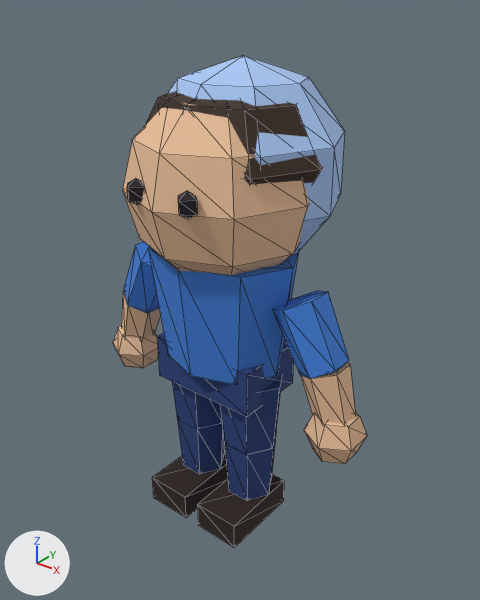
The glTF model apps/web/public/game-modes/taki-takma/models/character_anne_damat.glb, before and after one commit.
Both versions are drawn from a 50 mm lens placed at (1.297, -1.539, 1.806), pointed at (0.024, 0.052, 0.82). The axes (+X, +Y, +Z) are drawn at lower left. The lights are the same throughout. The first picture is the older version. Mesh edges are drawn as thin lines. Vertices at exactly the same position are counted once.

Script lines for the objects in view, before the commit:
```python
me_character_anne_damat = bpy.data.meshes.new('Character_anne_damat')
me_character_anne_damat.from_pydata(...)  # 310 vertices, 540 faces; spans x -0.54..0.54, y -0.31..0.48, z 0.0..1.6
me_character_anne_damat.materials.append(mat_toy)
ob_character_anne_damat = bpy.data.objects.new('Character_anne_damat', me_character_anne_damat)
ob_character_anne_damat.location = (0.0, 0.0, 0.0)
```
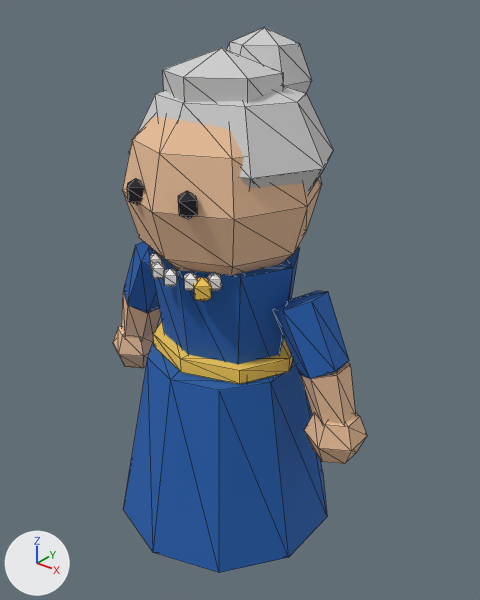
Patch to the scene script:
```diff
--- a/apps/web/public/game-modes/taki-takma/models/character_anne_damat.glb.py
+++ b/apps/web/public/game-modes/taki-takma/models/character_anne_damat.glb.py
@@ me_character_anne_damat @@
 # used by ob_character_anne_damat; location = (0.0, 0.0, 0.0)
-me_character_anne_damat.from_pydata(...)  # 310 vertices, 540 faces; spans x -0.54..0.54, y -0.31..0.48, z 0.0..1.6
+me_character_anne_damat.from_pydata(...)  # 440 vertices, 756 faces; spans x -0.54..0.54, y -0.4..0.4, z 0.0..1.67
+# me_character_anne_damat part 1: a new loose piece, a UV sphere (8 segments, 4 rings, poles along z) spanning x -0.34..0.34, y -0.25..0.33, z 1.08..1.57, in mat_toy
+# me_character_anne_damat part 2: a new loose piece, a 10-sided cut cone along z (radius 0.4 at the low end, 0.27 at the high end) spanning x -0.38..0.38, y -0.4..0.4, z 0.01..0.65, in mat_toy
+# me_character_anne_damat part 3: a new loose piece, an 8-sided cylinder along z spanning x -0.27..0.27, y -0.221..0.221, z 0.655..0.705, in mat_toy
+# me_character_anne_damat part 4: a new loose piece, a UV sphere (6 segments, 3 rings, poles along z) spanning x -0.16..0.16, y -0.16..0.16, z 1.37..1.63, in mat_toy
+# me_character_anne_damat part 5: a new loose piece, a UV sphere (6 segments, 4 rings, poles along z) spanning x -0.13..0.13, y 0.05..0.35, z 1.37..1.67, in mat_toy
+# me_character_anne_damat part 6
+# 34 vertices are removed from x -0.33..0.33, y -0.21..0.41, z 0.94..1.6
+# 64 faces are deleted
+# 80 vertices are added at x -0.18..0.18, y -0.28..-0.1, z 0.94..1.03
+# 128 new faces join them
+# me_character_anne_damat part 7: 160 kept faces spanning x -0.46..0.46, y -0.22..0.22, z 0.1..1.02 get new vertex colours; the middle colour goes from dark blue #27407a to dark blue #183f78
+# other edits to the shape of me_character_anne_damat do not show in these pictures
 me_character_anne_damat.materials.append(mat_toy)
```

Where the change shows, as pixel boxes (x1, y1, x2, y2) in the pictures (480 x 600 px):
'Character_anne_damat', reshaped (11% taller)
    before: (113, 56, 367, 547)
    after: (113, 27, 367, 573)
part 1 of me_character_anne_damat, added
    after: (128, 87, 333, 194)
part 2 of me_character_anne_damat, added (blue)
    after: (123, 340, 327, 573)
part 3 of me_character_anne_damat, added
    after: (153, 321, 293, 384)
part 4 of me_character_anne_damat, added
    after: (163, 48, 283, 102)
part 5 of me_character_anne_damat, added
    after: (227, 27, 312, 93)
part 6 of me_character_anne_damat, reshaped
    before: (167, 56, 345, 255)
    after: (150, 253, 222, 302)
part 7 of me_character_anne_damat, recoloured (darker)
    before: (124, 242, 349, 501)
    after: (124, 242, 349, 383)
